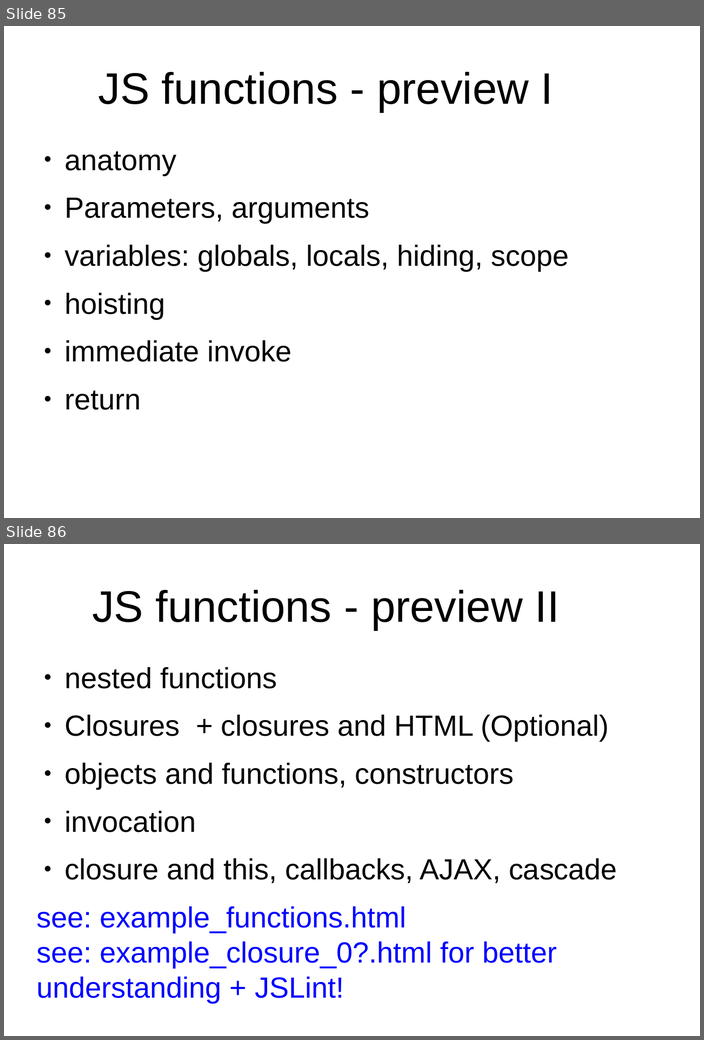
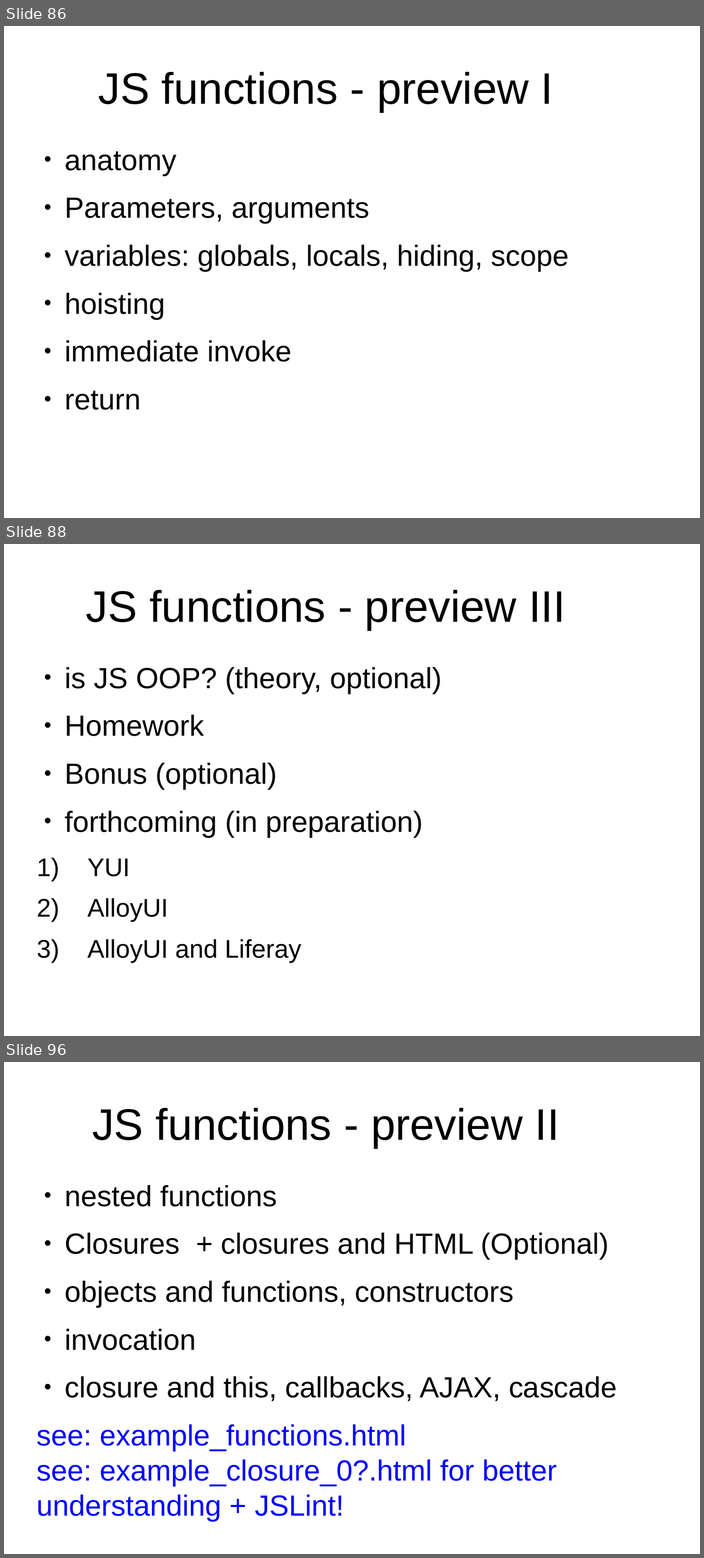
Before and after one commit to peterborkuti/other, a slide deck: JavaScriptBasics/jsbasics-slide.odp. Shown one above the other, each under a label of ours: slides 85 and 86 before the commit, slides 86, 88 and 96 after it; the slides between them are not shown. The pictures are 704x1040 and 704x1558 pixels, drawn with LibreOffice and Linux fonts; fonts in the diff are those of the drawing; background and template pictures are left out. Boxes give left, top, right and bottom in pixels: in the first picture for what was removed or moved away, otherwise in the second. Text is boxed around its words. In the diff, an @@ line names an element or a change of style, - is before the commit and + after.

Commit message:
function impress 01

```diff
--- a/JavaScriptBasics/jsbasics-slide.odp
+++ b/JavaScriptBasics/jsbasics-slide.odp
@@ slide 88 added at box(4, 544, 700, 1036), background #FFFFFF @@
@@ title added at box(86, 590, 565, 630), 53.3 pt, text #000000 @@
+JS functions - preview III
@@ text added at box(65, 667, 441, 963), 35.3 pt, text #000000 @@
+● is JS OOP? (theory, optional)
+● Homework
+● Bonus (optional)
+● forthcoming (in preparation)
+  1) YUI
+  2) AlloyUI
+  3) AlloyUI and Liferay
@@ what was slide 85 is now slide 86 @@
@@ what was slide 86 is now slide 96 @@
```
Also in this commit, not shown: 12 slides changed, 9 other slides added, 1 other file.
